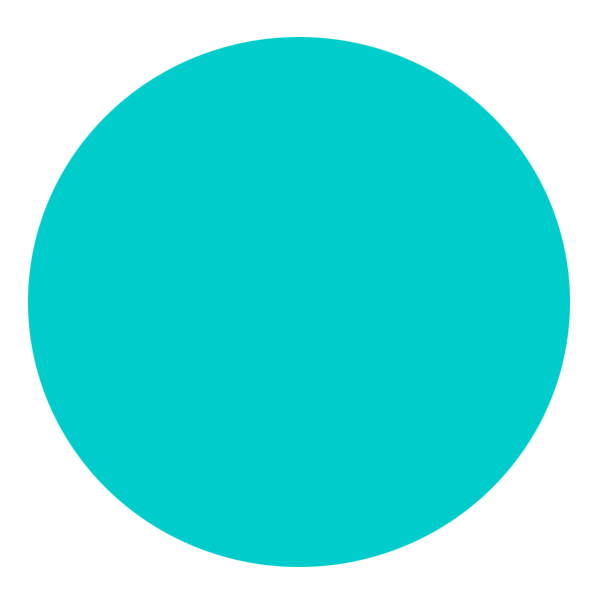
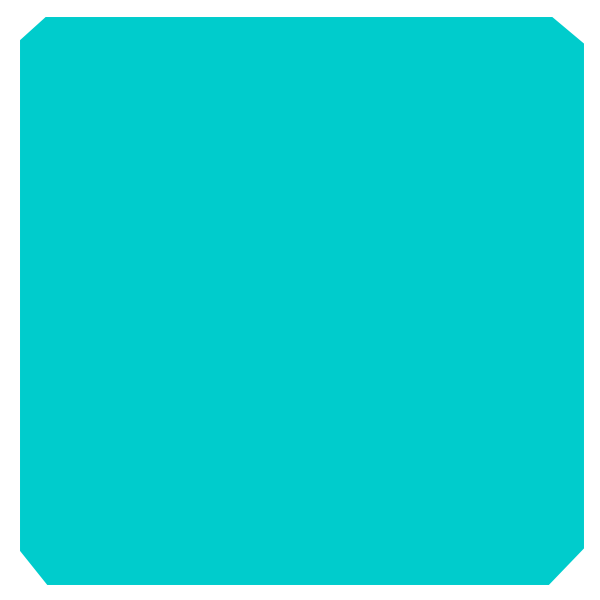
Comparing the layer stacks of the two (600, 600) images. Changes:
showed "square" (1st of 2, in "v3") over <box>20,17,584,585</box>
hid "cricle" (1st of 2, in "v3") over <box>28,37,570,567</box>
